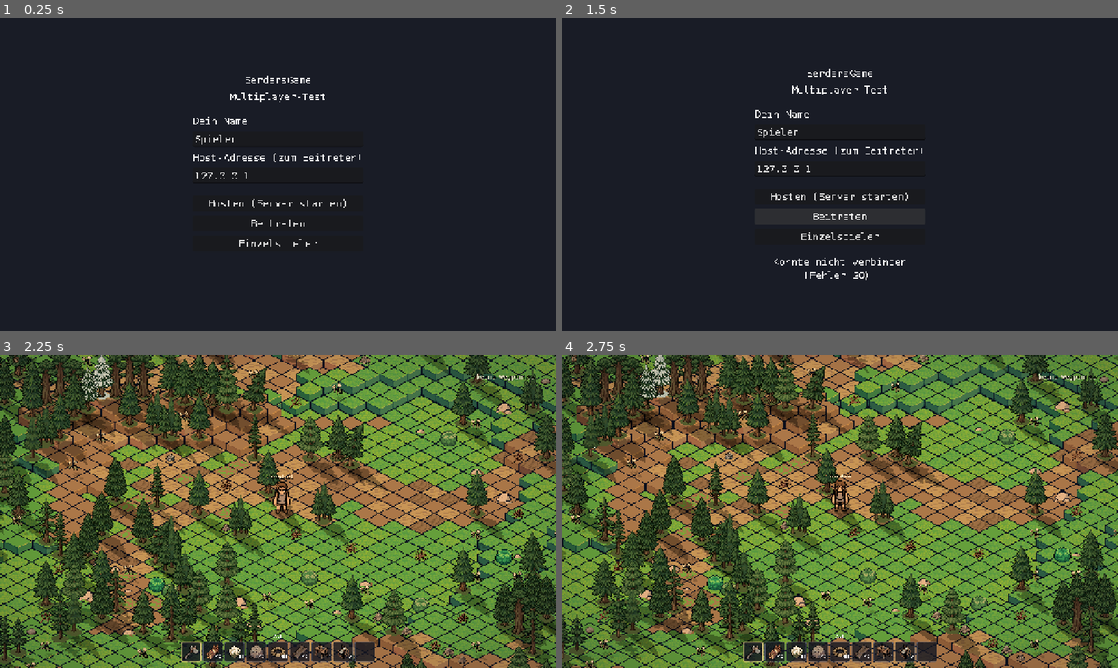
Above: before the commit, frames 1-4 (two rows, left to right).
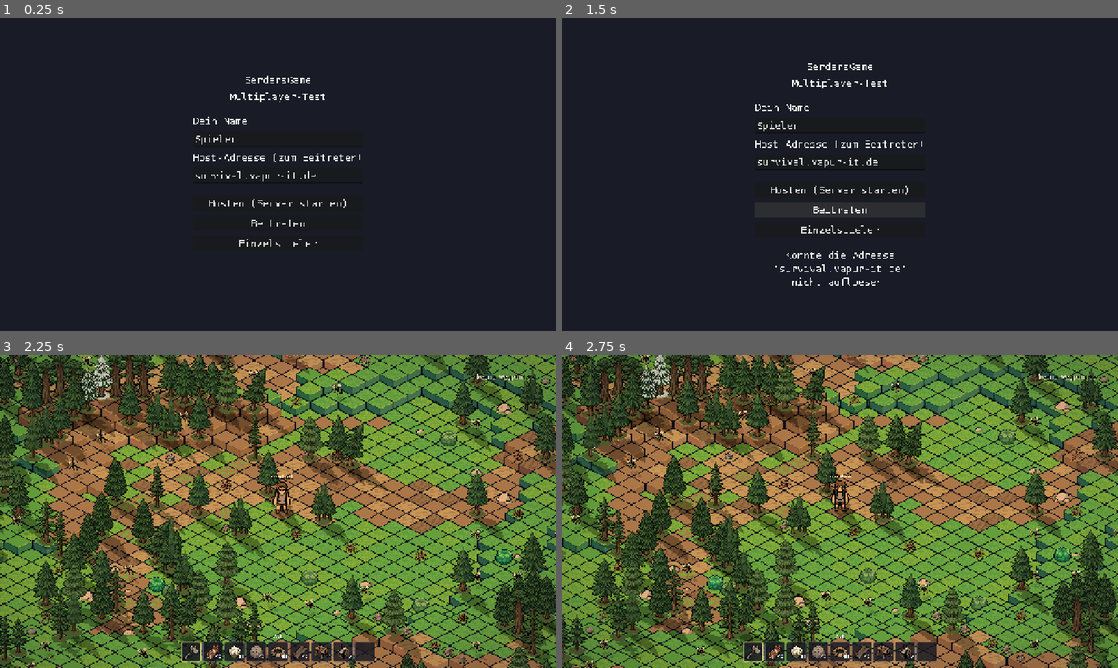
Above: after the commit, the same moments.

Repository: sysexperts/survival
Game: Godot game, scene res://scenes/main_menu.tscn
Same seed, same stepped clock (60 frames per second), same inputs: the game is played once before the commit and once after it.
Inputs:
- Up to frame 1 (0.25 s): no input
- Up to frame 2 (1.5 s): click "Beitreten" at 0.5 s; click "Beitreten" at 1.25 s
- Up to frame 3 (2.25 s): click "Einzelspieler" at 2 s
- Up to frame 4 (2.75 s): no input

The runs differ from the first frame. In frame 1, 0.1% of the frame differs, in the area x 35-57%, y 48-53%; in frame 2, 2.1%, in the area x 34-65%, y 14-86%; in frame 3, nothing differs; in frame 4, nothing differs.

Commit message:
Client verbindet ueber Hostname survival.vapur-it.de (mit DNS-Aufloesung)
Co-Authored-By: Claude Opus 4.8 <noreply@anthropic.com>

Diff:
--- a/scripts/main_menu.gd
+++ b/scripts/main_menu.gd
@@ -52,7 +52,7 @@
 
 	box.add_child(_field_label("Host-Adresse (zum Beitreten)"))
 	_ip_edit = LineEdit.new()
-	_ip_edit.text = "127.0.0.1"
+	_ip_edit.text = Net.DEFAULT_HOST
 	_ip_edit.placeholder_text = "z. B. 192.168.0.42"
 	box.add_child(_ip_edit)
 
--- a/scripts/net.gd
+++ b/scripts/net.gd
@@ -14,6 +14,10 @@
 const PORT := 24565
 const MAX_CLIENTS := 7
 const GAME_SCENE := "res://scenes/main.tscn"
+## Vorgabe-Serveradresse im Beitreten-Feld. Spieler muessen so nichts tippen.
+## Als Hostname - so bleiben ausgelieferte Clients gueltig, auch wenn sich die
+## Server-IP mal aendert.
+const DEFAULT_HOST := "survival.vapur-it.de"
 
 ## Wird true, sobald eine echte Verbindung steht. Im Einzelspieler bleibt es
 ## false - NetGame haelt sich dann komplett raus.
@@ -67,7 +71,13 @@
 func join(ip: String) -> String:
 	ip = ip.strip_edges()
 	if ip == "":
-		ip = "127.0.0.1"
+		ip = DEFAULT_HOST
+	# ENet erwartet eine IP - Hostnamen wie "survival.vapur-it.de" erst aufloesen.
+	if not ip.is_valid_ip_address():
+		var resolved := IP.resolve_hostname(ip, IP.TYPE_IPV4)
+		if resolved == "":
+			return "Konnte die Adresse '%s' nicht aufloesen." % ip
+		ip = resolved
 	var peer := ENetMultiplayerPeer.new()
 	var err := peer.create_client(ip, PORT)
 	if err != OK:
